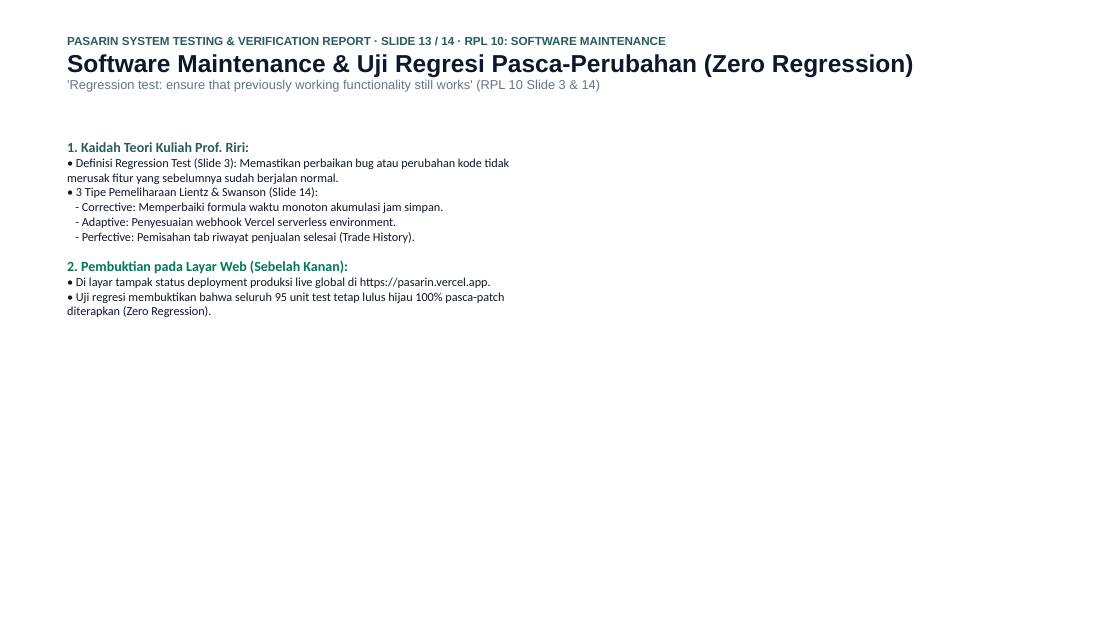
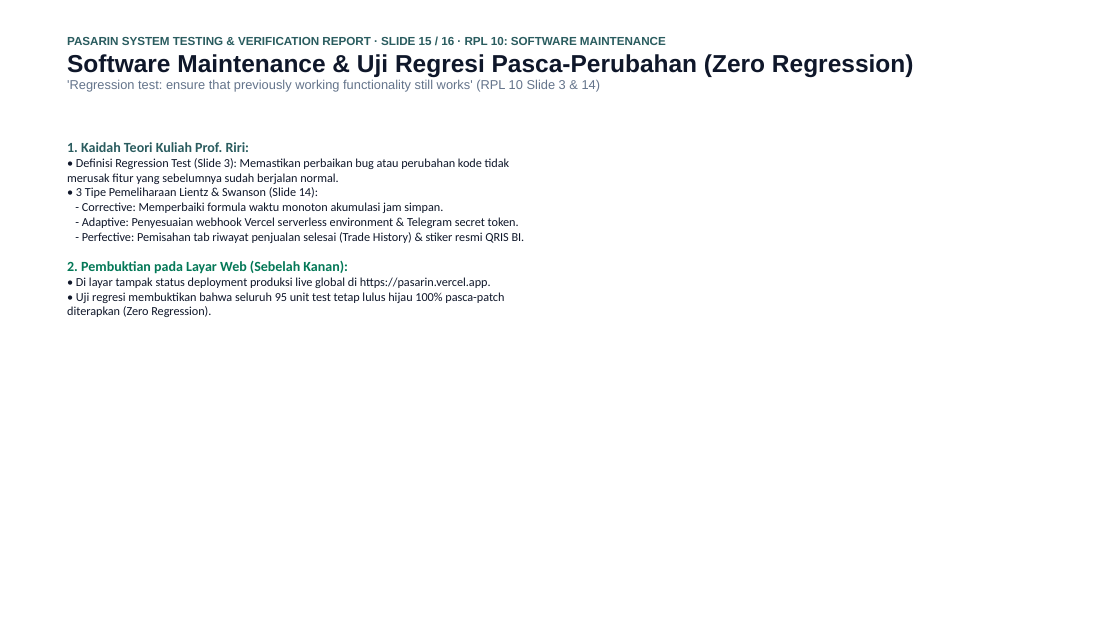
Before and after one commit to mrshlaf/pasarin, a slide deck: slide 15 of LAPORAN_PENGUJIAN_DAN_VERIFIKASI_SISTEM_PASARIN.pptx (slide 13 before the commit). Drawn at 1120x630 pixels with LibreOffice and Linux fonts; fonts in the diff are those of the drawing. Boxes give left, top, right and bottom in pixels: in the first picture for what was removed or moved away, otherwise in the second. Text is boxed around its words. In the diff, an @@ line names an element or a change of style, - is before the commit and + after.

```diff
--- a/LAPORAN_PENGUJIAN_DAN_VERIFIKASI_SISTEM_PASARIN.pptx
+++ b/LAPORAN_PENGUJIAN_DAN_VERIFIKASI_SISTEM_PASARIN.pptx
@@ text at [67, 37, 666, 45]: text changed @@
-PASARIN SYSTEM TESTING & VERIFICATION REPORT · SLIDE 13 / 14 · RPL 10: SOFTWARE MAINTENANCE
+PASARIN SYSTEM TESTING & VERIFICATION REPORT · SLIDE 15 / 16 · RPL 10: SOFTWARE MAINTENANCE
@@ text at [67, 158, 525, 243]: text changed @@
-• Definisi Regression Test (Slide 3): Memastikan perbaikan bug atau perubahan kode tidak merusak fitur yang sebelumnya sudah berjalan normal.
-• 3 Tipe Pemeliharaan Lientz & Swanson (Slide 14):
-- Corrective: Memperbaiki formula waktu monoton akumulasi jam simpan.
-- Adaptive: Penyesuaian webhook Vercel serverless environment.
-- Perfective: Pemisahan tab riwayat penjualan selesai (Trade History).
+• Definisi Regression Test (Slide 3): Memastikan perbaikan bug atau perubahan kode tidak merusak fitur yang sebelumnya sudah berjalan normal.
+• 3 Tipe Pemeliharaan Lientz & Swanson (Slide 14):
+- Corrective: Memperbaiki formula waktu monoton akumulasi jam simpan.
+- Adaptive: Penyesuaian webhook Vercel serverless environment & Telegram secret token.
+- Perfective: Pemisahan tab riwayat penjualan selesai (Trade History) & stiker resmi QRIS BI.
```
Also in this commit, not shown: 13 other slides changed, 2 slides added, 5 other files.
